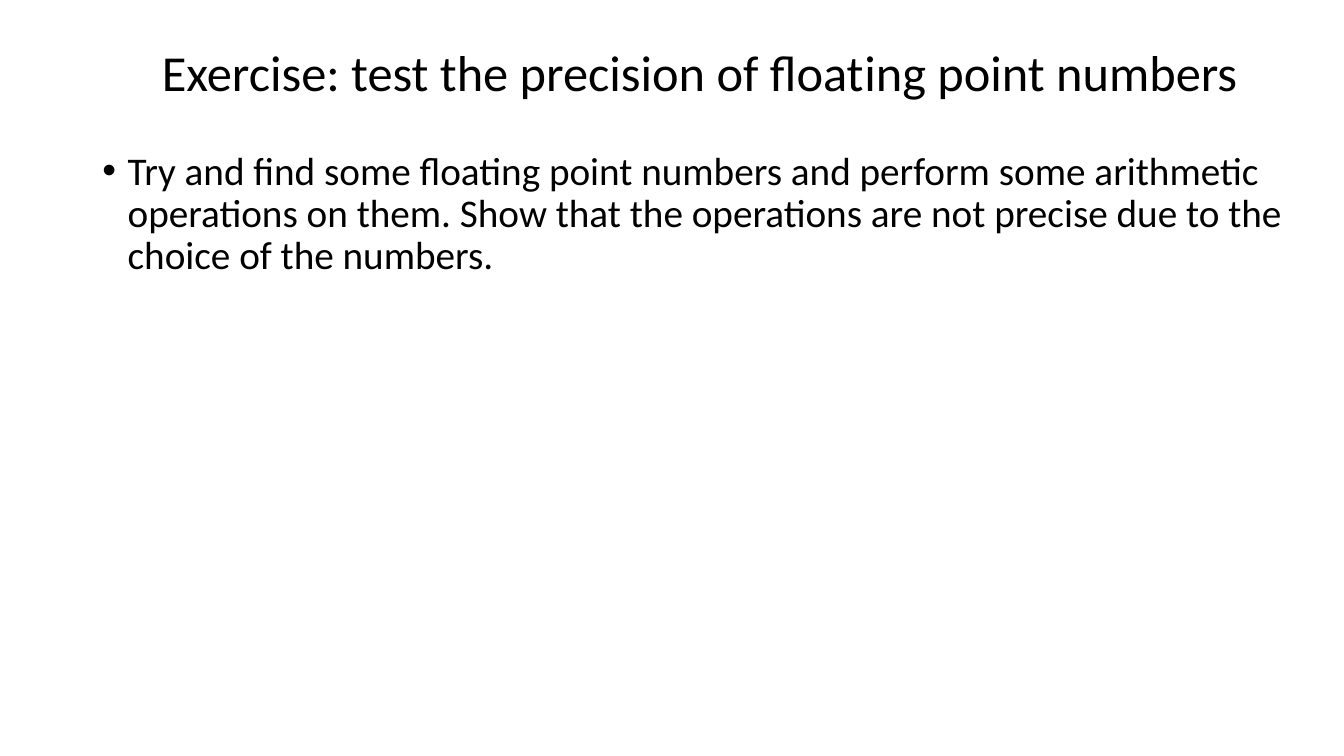
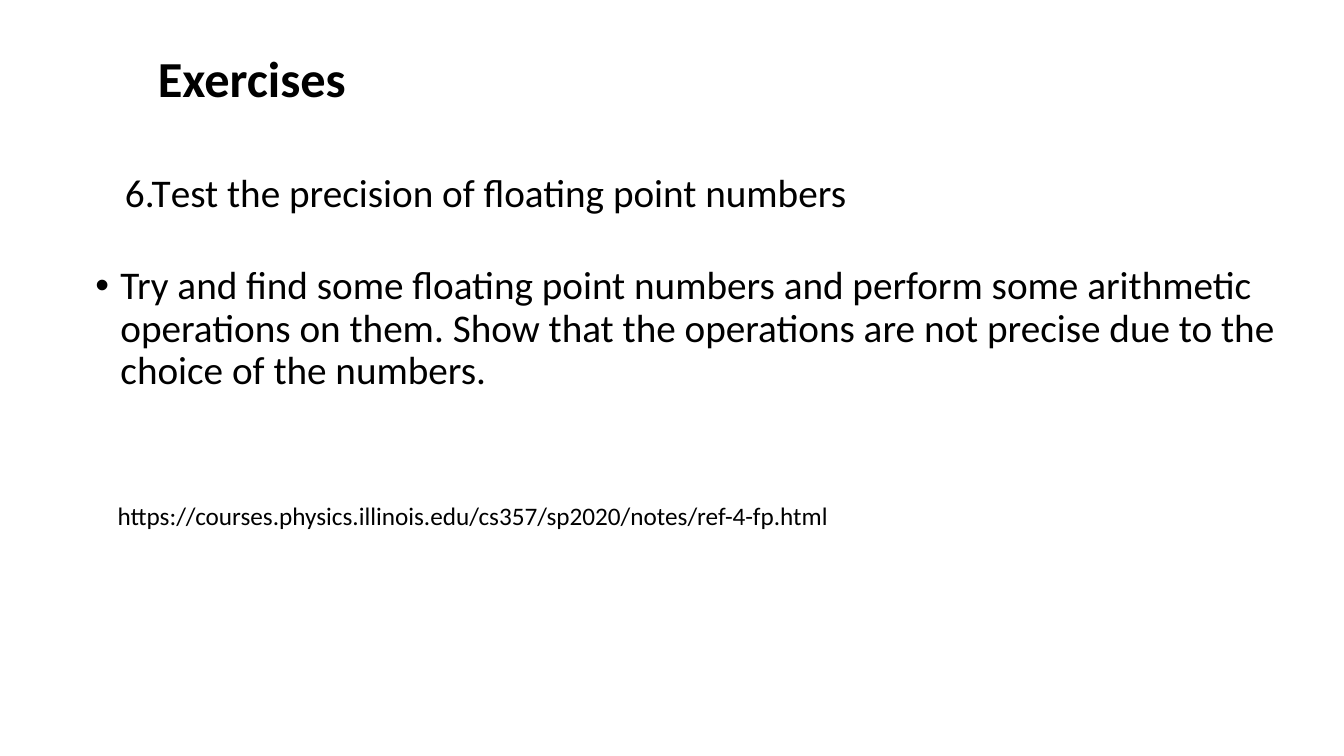
Before and after one commit to dayekuaipao/CPPLearning, a slide deck: slide 19 of week02/Lab02.pptx (slide 15 before the commit). Drawn at 1344x756 pixels with LibreOffice and Linux fonts; fonts in the diff are those of the drawing; background and template pictures are left out. Boxes give left, top, right and bottom in pixels: in the first picture for what was removed or moved away, otherwise in the second. Text is boxed around its words. In the diff, an @@ line names an element or a change of style, - is before the commit and + after.

Commit message:
Add some exercises in Lab02.pptx

```diff
--- a/week02/Lab02.pptx
+++ b/week02/Lab02.pptx
@@ text added at bbox=[158, 61, 346, 98], 36 pt, text #000000, bold @@
+Exercises
@@ title at bbox=[125, 179, 846, 214]: text changed; size 36 to 28 pt @@
-Exercise: test the precision of floating point numbers
+6.Test the precision of floating point numbers
@@ text "Try and find some floating ...": place and size @@
-text "Try and find some floating ..." at bbox=[128, 157, 1281, 270]
+text "Try and find some floating ..." at bbox=[120, 271, 1274, 385]
@@ text added at bbox=[118, 507, 828, 529], 18 pt, text #000000 @@
+https://courses.physics.illinois.edu/cs357/sp2020/notes/ref-4-fp.html
```
Also in this commit, not shown: 5 other slides changed, 6 slides added, 2 slides removed.
